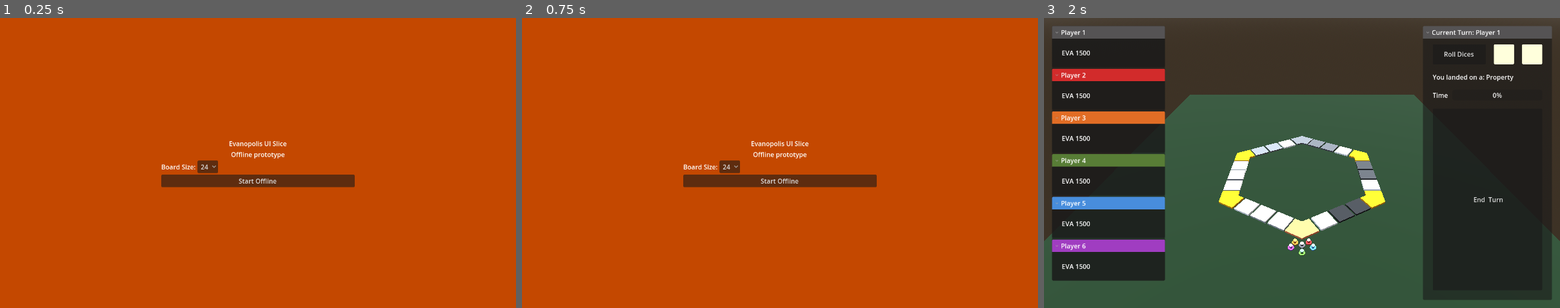
Above: before the commit, frames 1-3 (left to right).
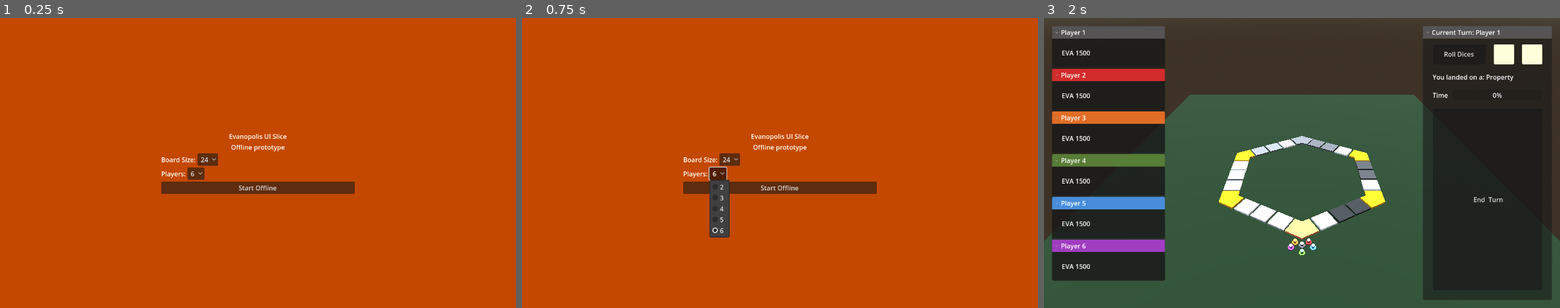
Above: after the commit, the same moments.

Repository: Falafel-Open-Games/evanopolis-ui-slice
Game: Godot game, scene res://scenes/boot_menu.tscn
Same seed, same stepped clock (60 frames per second), same inputs: the game is played once before the commit and once after it.
Inputs (mouse positions are in pixels of both pictures, inside the frame that each line leads up to):
- Up to frame 1 (0.25 s): no input
- Up to frame 2 (0.75 s): click (718, 174) at 0.5 s, where only the run after the commit has a clickable "6"
- Up to frame 3 (2 s): click "Start Offline" at 1.25 s

The runs differ from the first frame. In frame 1, 2.6% of the frame differs, in the area x 31-69%, y 40-61%; in frame 2, 3.3%, in the area x 31-69%, y 40-76%; in frame 3, nothing differs.

Commit message:
feat: add player count selection

Diff:
--- a/godot/scenes/boot_menu.tscn
+++ b/godot/scenes/boot_menu.tscn
@@ -58,6 +58,29 @@
 popup/item_2/text = "36"
 popup/item_2/id = 2
 
+[node name="HBoxContainerPlayers" type="HBoxContainer" parent="Center/VBox"]
+layout_mode = 2
+
+[node name="Player Count Label" type="Label" parent="Center/VBox/HBoxContainerPlayers"]
+layout_mode = 2
+text = "Players:"
+
+[node name="PlayerCountSelector" type="OptionButton" parent="Center/VBox/HBoxContainerPlayers"]
+unique_name_in_owner = true
+layout_mode = 2
+selected = 4
+item_count = 5
+popup/item_0/text = "2"
+popup/item_0/id = 0
+popup/item_1/text = "3"
+popup/item_1/id = 1
+popup/item_2/text = "4"
+popup/item_2/id = 2
+popup/item_3/text = "5"
+popup/item_3/id = 3
+popup/item_4/text = "6"
+popup/item_4/id = 4
+
 [node name="StartButton" type="Button" parent="Center/VBox"]
 unique_name_in_owner = true
 layout_mode = 2
--- a/godot/scripts/autoload/game_config.gd
+++ b/godot/scripts/autoload/game_config.gd
@@ -1,3 +1,4 @@
 extends Node
 
 @export_enum("24:24", "30:30", "36:36") var board_size: int = 24
+@export_range(2, 6, 1) var player_count: int = 6
--- a/godot/scripts/boot_menu.gd
+++ b/godot/scripts/boot_menu.gd
@@ -1,16 +1,19 @@
 extends Control
 
 @onready var board_size_selector: OptionButton = %BoardSizeSelector
+@onready var player_count_selector: OptionButton = %PlayerCountSelector
 @onready var start_button: Button = %StartButton
 
 const GAME_SCENE_PATH: String = "res://scenes/game.tscn"
 const BOARD_SIZES: Array[int] = [24, 30, 36]
+const PLAYER_COUNTS: Array[int] = [2, 3, 4, 5, 6]
 
 func _ready() -> void:
 	start_button.pressed.connect(_on_start_pressed)
 
 func _on_start_pressed() -> void:
 	_apply_board_size()
+	_apply_player_count()
 	get_tree().change_scene_to_file(GAME_SCENE_PATH)
 
 func _apply_board_size() -> void:
@@ -20,3 +23,11 @@
 	var selected_index: int = board_size_selector.selected
 	var clamped_index: int = clamp(selected_index, 0, BOARD_SIZES.size() - 1)
 	config.set("board_size", BOARD_SIZES[clamped_index])
+
+func _apply_player_count() -> void:
+	var config: Node = get_node_or_null("/root/GameConfig")
+	if config == null:
+		return
+	var selected_index: int = player_count_selector.selected
+	var clamped_index: int = clamp(selected_index, 0, PLAYER_COUNTS.size() - 1)
+	config.set("player_count", PLAYER_COUNTS[clamped_index])
--- a/godot/scripts/game_controller.gd
+++ b/godot/scripts/game_controller.gd
@@ -2,23 +2,27 @@
 
 @export var game_state_path: NodePath = NodePath("../GameState")
 @export var right_sidebar_path: NodePath = NodePath("../Control/MarginContainer/RightSidebar")
+@export var left_sidebar_list_path: NodePath = NodePath("../Control/MarginContainer/LeftSidebar/VBoxContainer")
 @export var board_layout_path: NodePath = NodePath("../BoardLayout")
 @export var pawns_root_path: NodePath = NodePath("../Pawns")
 
 var game_state: GameState = null
 var right_sidebar: RightSidebar = null
+var left_sidebar_list: Node = null
 var board_layout: Node = null
 var pawns_root: Node = null
 
 func _ready() -> void:
 	game_state = get_node_or_null(game_state_path) as GameState
 	right_sidebar = get_node_or_null(right_sidebar_path) as RightSidebar
+	left_sidebar_list = get_node_or_null(left_sidebar_list_path)
 	board_layout = get_node_or_null(board_layout_path)
 	pawns_root = get_node_or_null(pawns_root_path)
 
 	if game_state != null:
 		game_state.reset_positions()
 		game_state.player_changed.connect(_on_player_changed)
+		_apply_player_visibility(game_state.player_count)
 		_on_player_changed(game_state.current_player_index)
 		_place_all_pawns_at_start()
 		_update_tile_info(0)
@@ -84,6 +88,17 @@
 	for index in range(game_state.player_count):
 		_place_pawn(index, 0, index)
 
+func _apply_player_visibility(count: int) -> void:
+	if left_sidebar_list != null:
+		for index in range(left_sidebar_list.get_child_count()):
+			var child: Node = left_sidebar_list.get_child(index)
+			child.visible = index < count
+	if pawns_root != null:
+		for index in range(1, 7):
+			var pawn: Node = pawns_root.get_node_or_null("Pawn%d" % index)
+			if pawn != null:
+				pawn.visible = index <= count
+
 func _place_pawn(player_index: int, tile_index: int, slot_index: int) -> void:
 	if board_layout == null or pawns_root == null:
 		return
--- a/godot/scripts/game_state.gd
+++ b/godot/scripts/game_state.gd
@@ -11,6 +11,9 @@
 
 var player_positions: Array[int] = []
 var tile_occupants: Dictionary = {}
+
+func _ready() -> void:
+	_sync_from_config()
 
 func reset_positions() -> void:
 	player_positions = []
@@ -43,3 +46,12 @@
 	result["tile_index"] = next_tile
 	result["slot_index"] = tile_occupants[next_tile].size() - 1
 	return result
+
+func _sync_from_config() -> void:
+	var config: Node = get_node_or_null("/root/GameConfig")
+	if config == null:
+		return
+	if config.has_method("get"):
+		var new_count: int = config.get("player_count")
+		if new_count >= 2 and new_count <= 6:
+			player_count = new_count
